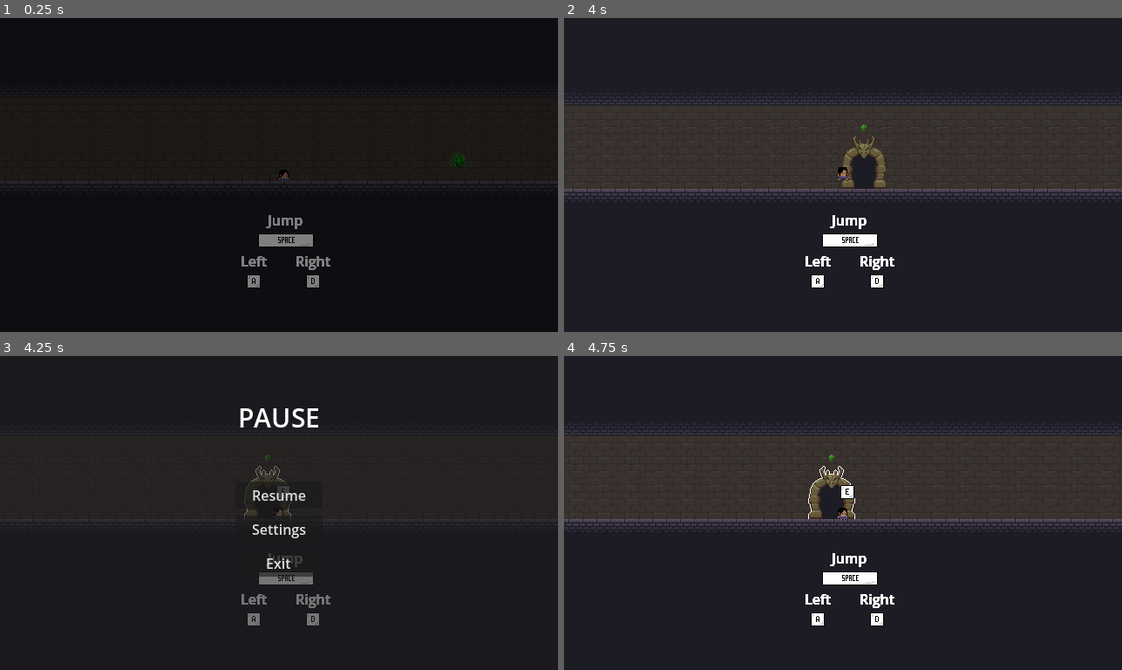
Above: before the commit, frames 1-4 (two rows, left to right).
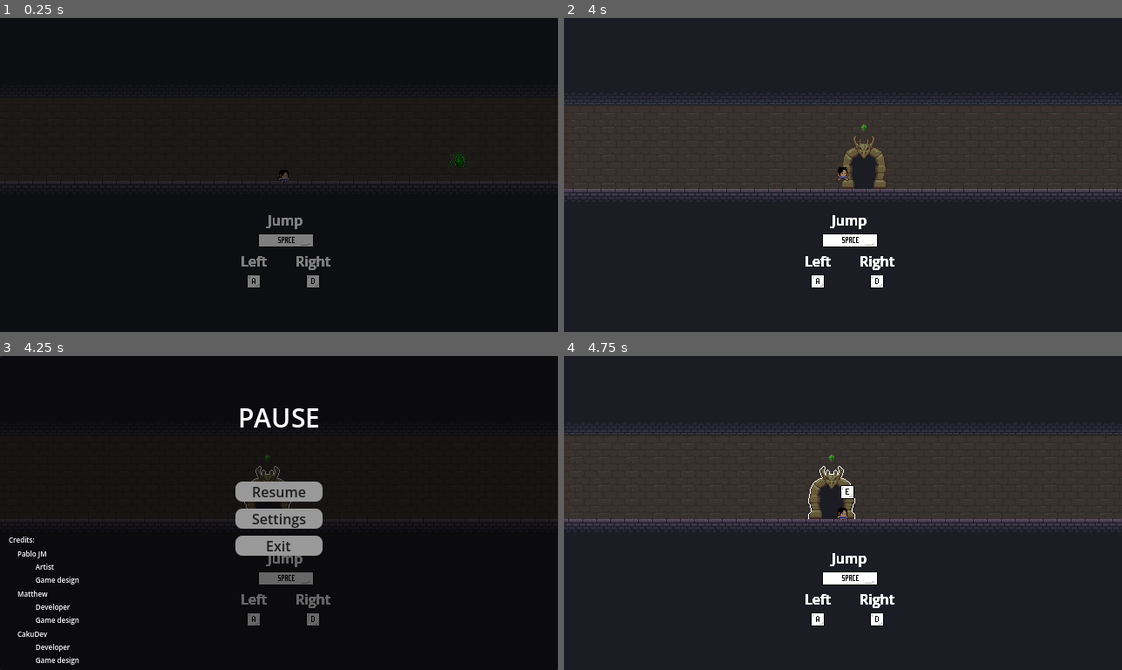
Above: after the commit, the same moments.

Repository: MatthewBL/Gates-and-Gems
Game: Godot game, scene res://scenes/level_manager/level_manager.tscn
Two runs of this game, one before a commit and one after it. Both use one fixed random seed, a clock stepped at 60 frames per second and the inputs below.
Inputs:
- Up to frame 1 (0.25 s): no input
- Up to frame 2 (4 s): hold D (ui_right) 0.53-2.03 s; tap E (interact) every 0.75 s from 0.6 to 3.6 s; tap Space (ui_accept) at 0.77, 1.52, 3.02, 3.77 s; hold A (ui_left) 2.03-2.78 s; hold D (ui_right) from 2.78 s (still down)
- Up to frame 3 (4.25 s): keep holding D (ui_right); tap Escape (ui_cancel) at 4.15 s
- Up to frame 4 (4.75 s): release D (ui_right) at 4.25 s; click "Resume" at 4.25 s

Frames 1-2 are identical in both runs. In frame 3, 3.7% of the frame differs, in the area x 1-58%, y 40-99%; in frame 4, nothing differs.

Commit message:
Pause menu updated

Diff:
--- a/scenes/pause_menu.gd
+++ b/scenes/pause_menu.gd
@@ -21,6 +21,7 @@
 	self.show()
 
 func unpause():
+	_on_apply_pressed()
 	get_tree().paused = false;
 	self.hide()
 
--- a/scenes/pause_menu.tscn
+++ b/scenes/pause_menu.tscn
@@ -5,13 +5,37 @@
 [sub_resource type="Theme" id="Theme_uahpa"]
 default_font_size = 30
 
+[sub_resource type="StyleBoxFlat" id="StyleBoxFlat_myx47"]
+corner_radius_top_left = 8
+corner_radius_top_right = 8
+corner_radius_bottom_right = 8
+corner_radius_bottom_left = 8
+
+[sub_resource type="StyleBoxFlat" id="StyleBoxFlat_n87rw"]
+bg_color = Color(0.29072073, 0.2907207, 0.2907207, 1)
+corner_radius_top_left = 8
+corner_radius_top_right = 8
+corner_radius_bottom_right = 8
+corner_radius_bottom_left = 8
+
+[sub_resource type="StyleBoxFlat" id="StyleBoxFlat_kukqi"]
+bg_color = Color(0.41981313, 0.41981313, 0.41981304, 1)
+corner_radius_top_left = 8
+corner_radius_top_right = 8
+corner_radius_bottom_right = 8
+corner_radius_bottom_left = 8
+
+[sub_resource type="Theme" id="Theme_s6nli"]
+default_font_size = 8
+
 [node name="PauseMenu" type="CanvasLayer" unique_id=567695629 node_paths=PackedStringArray("main_options", "settings_menu")]
 layer = 100
 script = ExtResource("1_n87rw")
 main_options = NodePath("PanelContainer/VBoxContainer/Menu")
-settings_menu = NodePath("PanelContainer/VBoxContainer/Settings")
+settings_menu = NodePath("PanelContainer/VBoxContainer/PanelContainer/Settings")
 
 [node name="PanelContainer" type="PanelContainer" parent="." unique_id=597887860]
+self_modulate = Color(0, 0, 0, 1)
 offset_right = 640.0
 offset_bottom = 360.0
 
@@ -35,63 +59,124 @@
 [node name="Resume" type="Button" parent="PanelContainer/VBoxContainer/Menu" unique_id=1764577104]
 process_mode = 3
 layout_mode = 2
+theme_override_colors/font_color = Color(0.108224384, 0.10822471, 0.108224474, 1)
+theme_override_styles/normal = SubResource("StyleBoxFlat_myx47")
+theme_override_styles/pressed = SubResource("StyleBoxFlat_n87rw")
+theme_override_styles/hover = SubResource("StyleBoxFlat_kukqi")
 text = "Resume"
 
 [node name="Settings" type="Button" parent="PanelContainer/VBoxContainer/Menu" unique_id=1865710043]
 layout_mode = 2
+theme_override_colors/font_color = Color(0.108224384, 0.10822471, 0.108224474, 1)
+theme_override_styles/normal = SubResource("StyleBoxFlat_myx47")
+theme_override_styles/pressed = SubResource("StyleBoxFlat_n87rw")
+theme_override_styles/hover = SubResource("StyleBoxFlat_kukqi")
 text = "Settings"
 
 [node name="Exit" type="Button" parent="PanelContainer/VBoxContainer/Menu" unique_id=722050105]
 layout_mode = 2
+theme_override_colors/font_color = Color(0.108224384, 0.10822471, 0.108224474, 1)
+theme_override_styles/normal = SubResource("StyleBoxFlat_myx47")
+theme_override_styles/pressed = SubResource("StyleBoxFlat_n87rw")
+theme_override_styles/hover = SubResource("StyleBoxFlat_kukqi")
 text = "Exit"
 
-[node name="Settings" type="VBoxContainer" parent="PanelContainer/VBoxContainer" unique_id=755399959]
+[node name="PanelContainer" type="PanelContainer" parent="PanelContainer/VBoxContainer" unique_id=447084892]
+self_modulate = Color(0.012617188, 0.012617188, 0.012617188, 1)
+custom_minimum_size = Vector2(180, 0)
+layout_mode = 2
+size_flags_horizontal = 4
+
+[node name="Settings" type="VBoxContainer" parent="PanelContainer/VBoxContainer/PanelContainer" unique_id=755399959]
 visible = false
 custom_minimum_size = Vector2(100, 0)
 layout_mode = 2
 size_flags_horizontal = 4
 
-[node name="MasterVol" type="Label" parent="PanelContainer/VBoxContainer/Settings" unique_id=1379385034]
+[node name="MasterVol" type="Label" parent="PanelContainer/VBoxContainer/PanelContainer/Settings" unique_id=1379385034]
 layout_mode = 2
 text = "Master Volume"
 horizontal_alignment = 1
 
-[node name="MasterVolSlider" type="HSlider" parent="PanelContainer/VBoxContainer/Settings" unique_id=76511772]
+[node name="MasterVolSlider" type="HSlider" parent="PanelContainer/VBoxContainer/PanelContainer/Settings" unique_id=76511772]
 layout_mode = 2
 max_value = 1.0
 step = 0.1
 value = 1.0
 
-[node name="Music" type="Label" parent="PanelContainer/VBoxContainer/Settings" unique_id=839271987]
+[node name="Music" type="Label" parent="PanelContainer/VBoxContainer/PanelContainer/Settings" unique_id=839271987]
 layout_mode = 2
 text = "Music"
 horizontal_alignment = 1
 
-[node name="MusicSlider" type="HSlider" parent="PanelContainer/VBoxContainer/Settings" unique_id=931560995]
+[node name="MusicSlider" type="HSlider" parent="PanelContainer/VBoxContainer/PanelContainer/Settings" unique_id=931560995]
 layout_mode = 2
 max_value = 1.0
 step = 0.1
 value = 1.0
 
-[node name="SFX" type="Label" parent="PanelContainer/VBoxContainer/Settings" unique_id=512469762]
+[node name="SFX" type="Label" parent="PanelContainer/VBoxContainer/PanelContainer/Settings" unique_id=512469762]
 layout_mode = 2
 text = "SFX"
 horizontal_alignment = 1
 
-[node name="SFXSlider" type="HSlider" parent="PanelContainer/VBoxContainer/Settings" unique_id=1389810835]
+[node name="SFXSlider" type="HSlider" parent="PanelContainer/VBoxContainer/PanelContainer/Settings" unique_id=1389810835]
 layout_mode = 2
 max_value = 1.0
 step = 0.1
 value = 1.0
 
-[node name="EmptySpace" type="Label" parent="PanelContainer/VBoxContainer/Settings" unique_id=1031358888]
+[node name="EmptySpace" type="Label" parent="PanelContainer/VBoxContainer/PanelContainer/Settings" unique_id=1031358888]
 layout_mode = 2
 
-[node name="Apply" type="Button" parent="PanelContainer/VBoxContainer/Settings" unique_id=604122986]
+[node name="Apply" type="Button" parent="PanelContainer/VBoxContainer/PanelContainer/Settings" unique_id=900227897]
 layout_mode = 2
+theme_override_colors/font_color = Color(0.108224384, 0.10822471, 0.108224474, 1)
+theme_override_styles/normal = SubResource("StyleBoxFlat_myx47")
+theme_override_styles/pressed = SubResource("StyleBoxFlat_n87rw")
+theme_override_styles/hover = SubResource("StyleBoxFlat_kukqi")
 text = "Apply changes"
+
+[node name="Credits" type="VBoxContainer" parent="PanelContainer" unique_id=1293823350]
+custom_minimum_size = Vector2(100, 150)
+layout_mode = 2
+size_flags_horizontal = 0
+size_flags_vertical = 8
+offset_transform_enabled = true
+offset_transform_position = Vector2(10, -5)
+
+[node name="Label" type="Label" parent="PanelContainer/Credits" unique_id=618180797]
+layout_mode = 2
+theme = SubResource("Theme_s6nli")
+text = "Credits:"
+
+[node name="VBoxContainer" type="VBoxContainer" parent="PanelContainer/Credits" unique_id=902279659]
+layout_mode = 2
+offset_transform_enabled = true
+offset_transform_position = Vector2(10, 0)
+
+[node name="Label4" type="Label" parent="PanelContainer/Credits/VBoxContainer" unique_id=485647797]
+layout_mode = 2
+theme = SubResource("Theme_s6nli")
+text = "Pablo JM
+          Artist
+          Game design"
+
+[node name="Label2" type="Label" parent="PanelContainer/Credits/VBoxContainer" unique_id=1402306244]
+layout_mode = 2
+theme = SubResource("Theme_s6nli")
+text = "Matthew
+          Developer
+          Game design"
+
+[node name="Label3" type="Label" parent="PanelContainer/Credits/VBoxContainer" unique_id=311908842]
+layout_mode = 2
+theme = SubResource("Theme_s6nli")
+text = "CakuDev
+          Developer
+          Game design"
 
 [connection signal="pressed" from="PanelContainer/VBoxContainer/Menu/Resume" to="." method="_on_resume_pressed"]
 [connection signal="pressed" from="PanelContainer/VBoxContainer/Menu/Settings" to="." method="_on_settings_pressed"]
 [connection signal="pressed" from="PanelContainer/VBoxContainer/Menu/Exit" to="." method="_on_exit_pressed"]
-[connection signal="pressed" from="PanelContainer/VBoxContainer/Settings/Apply" to="." method="_on_apply_pressed"]
+[connection signal="pressed" from="PanelContainer/VBoxContainer/PanelContainer/Settings/Apply" to="." method="_on_apply_pressed"]
